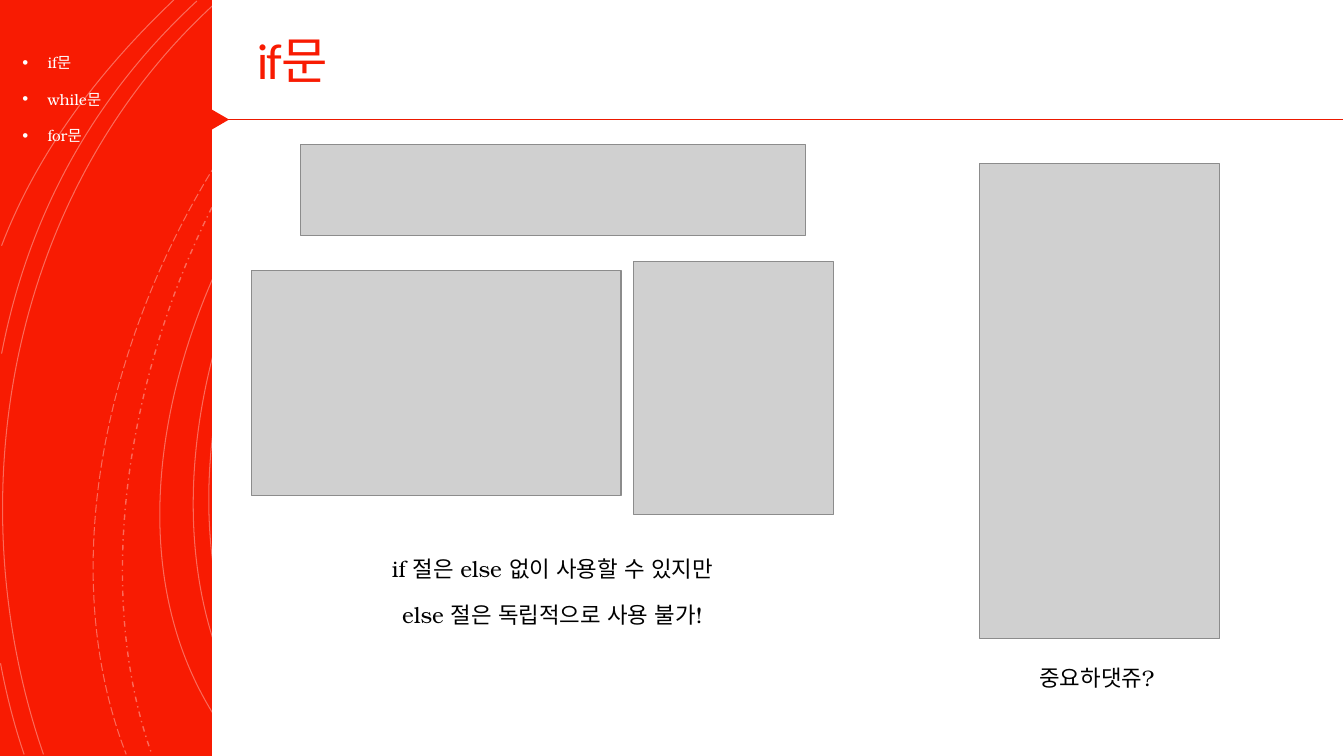
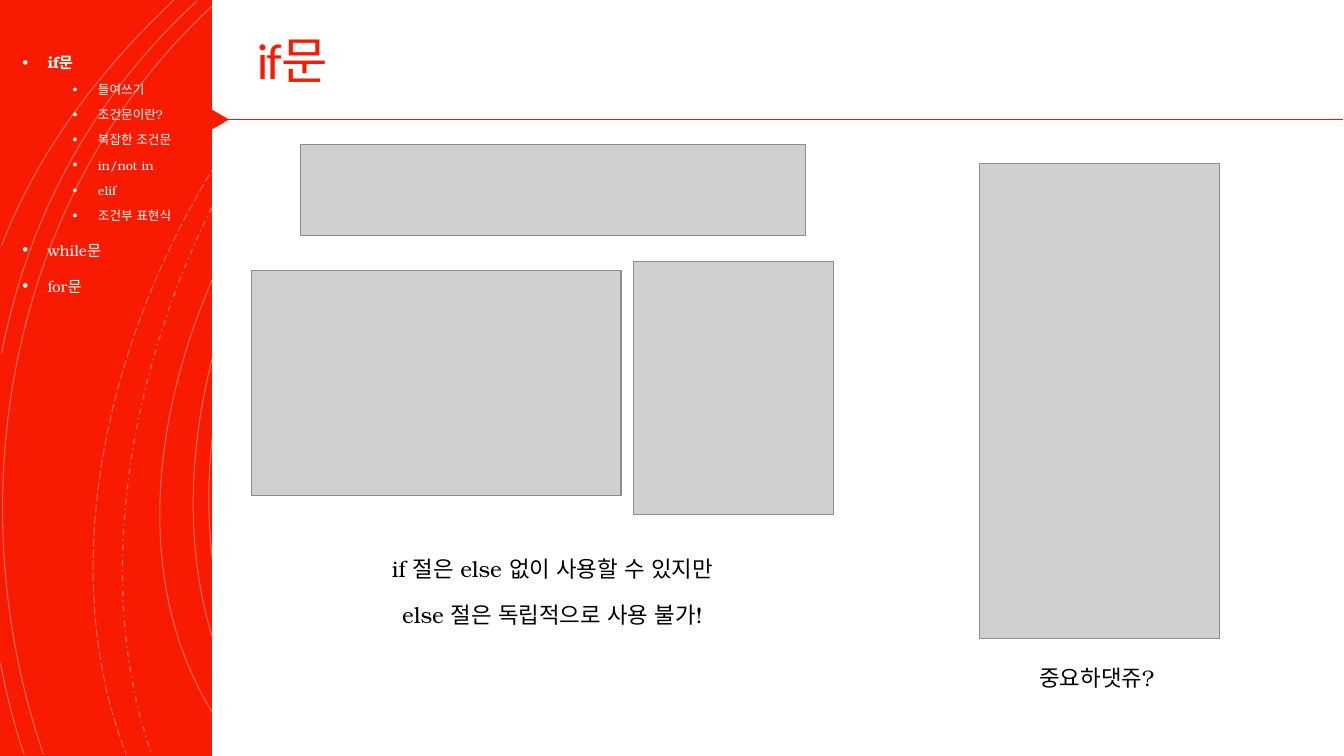
Before and after one commit to Valentine117/python_basic_class, a slide deck: slide 4 of 03장 프로그램의 구조를 쌓는다_제어문.pptx. Drawn at 1344x756 pixels with LibreOffice and Linux fonts; fonts in the diff are those of the drawing; grey boxes stand for pictures. Boxes give left, top, right and bottom in pixels: in the first picture for what was removed or moved away, otherwise in the second. Text is boxed around its words. In the diff, an @@ line names an element or a change of style, - is before the commit and + after.

```diff
--- a/03장 프로그램의 구조를 쌓는다_제어문.pptx
+++ b/03장 프로그램의 구조를 쌓는다_제어문.pptx
@@ text at (48,55,74,69): bold on in "if문" @@
@@ text at (98,81,171,221): paragraphs added @@
+  • 들여쓰기
+  • 조건문이란?
+  • 복잡한 조건문
+  • in/not in
+  • elif
+  • 조건부 표현식
```
Also in this commit, not shown: 9 other slides changed, 1 slide added.
